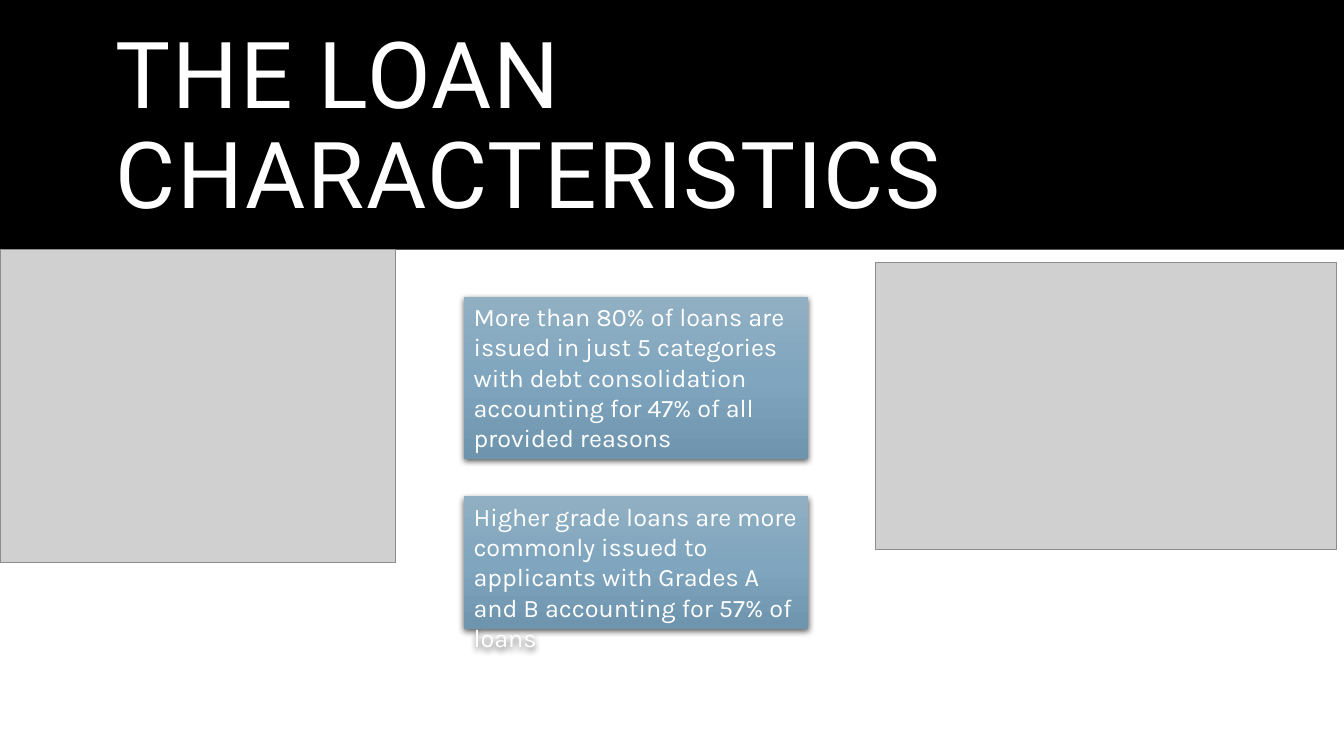
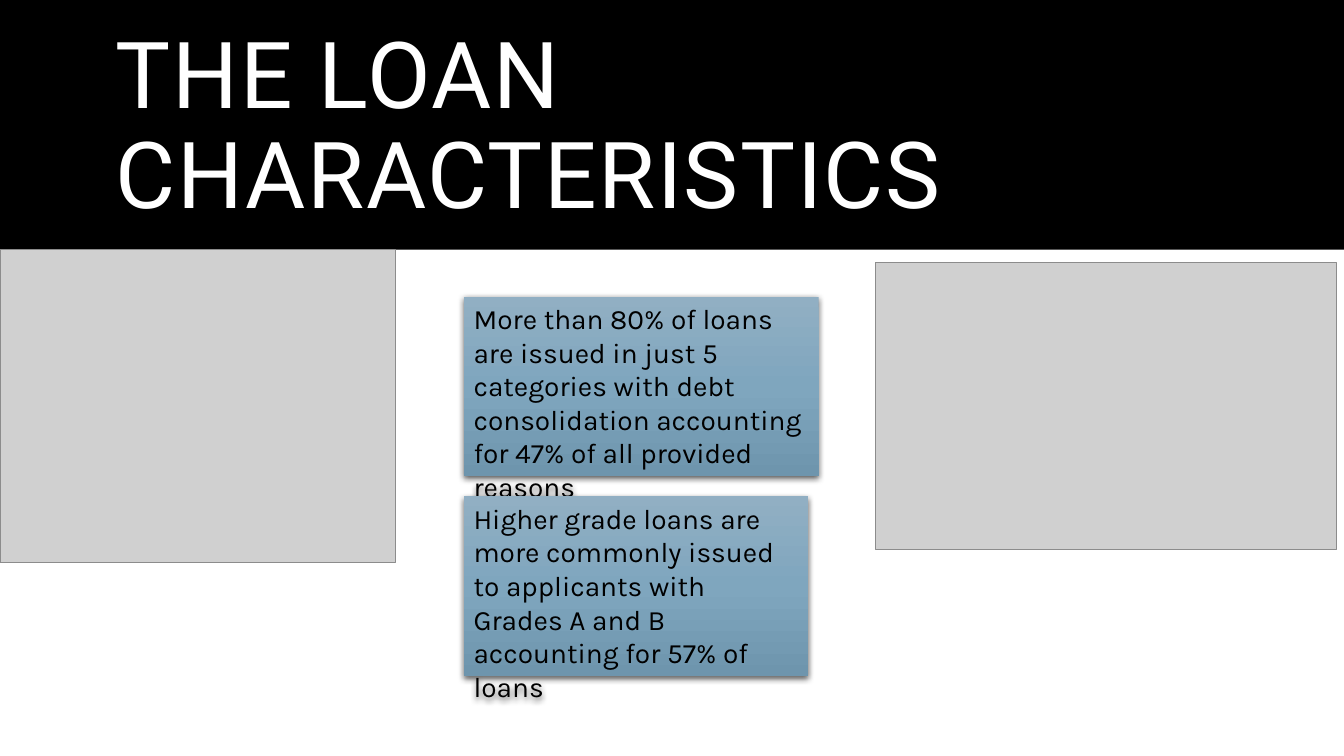
Before and after one commit to mickyals/lending_club_EDA, a slide deck: slide 4 of Lending Club Case Study.pptx. Drawn at 1344x756 pixels with LibreOffice and Linux fonts; fonts in the diff are those of the drawing; grey boxes stand for pictures. Boxes give left, top, right and bottom in pixels: in the first picture for what was removed or moved away, otherwise in the second. Text is boxed around its words. In the diff, an @@ line names an element or a change of style, - is before the commit and + after.

```diff
--- a/Lending Club Case Study.pptx
+++ b/Lending Club Case Study.pptx
@@ rectangle "More than 80% of loans ...": place and size @@
-rectangle "More than 80% of loans ..." at [464, 296, 808, 460]
+rectangle "More than 80% of loans ..." at [464, 296, 819, 476]
@@ rectangle "More than 80% of loans ..." at [464, 296, 819, 476]: size 18 to 20 pt, text colour #FFFFFF to #000000 @@
@@ rectangle "Higher grade loans are more ..." at [464, 496, 808, 676]: size 18 to 20 pt, text colour #FFFFFF to #000000 @@
@@ rectangle "Higher grade loans are more ...": place and size @@
-rectangle "Higher grade loans are more ..." at [464, 496, 808, 628]
+rectangle "Higher grade loans are more ..." at [464, 496, 808, 676]
```
Also in this commit, not shown: 3 other slides changed, 10 slides added, 1 other file.
